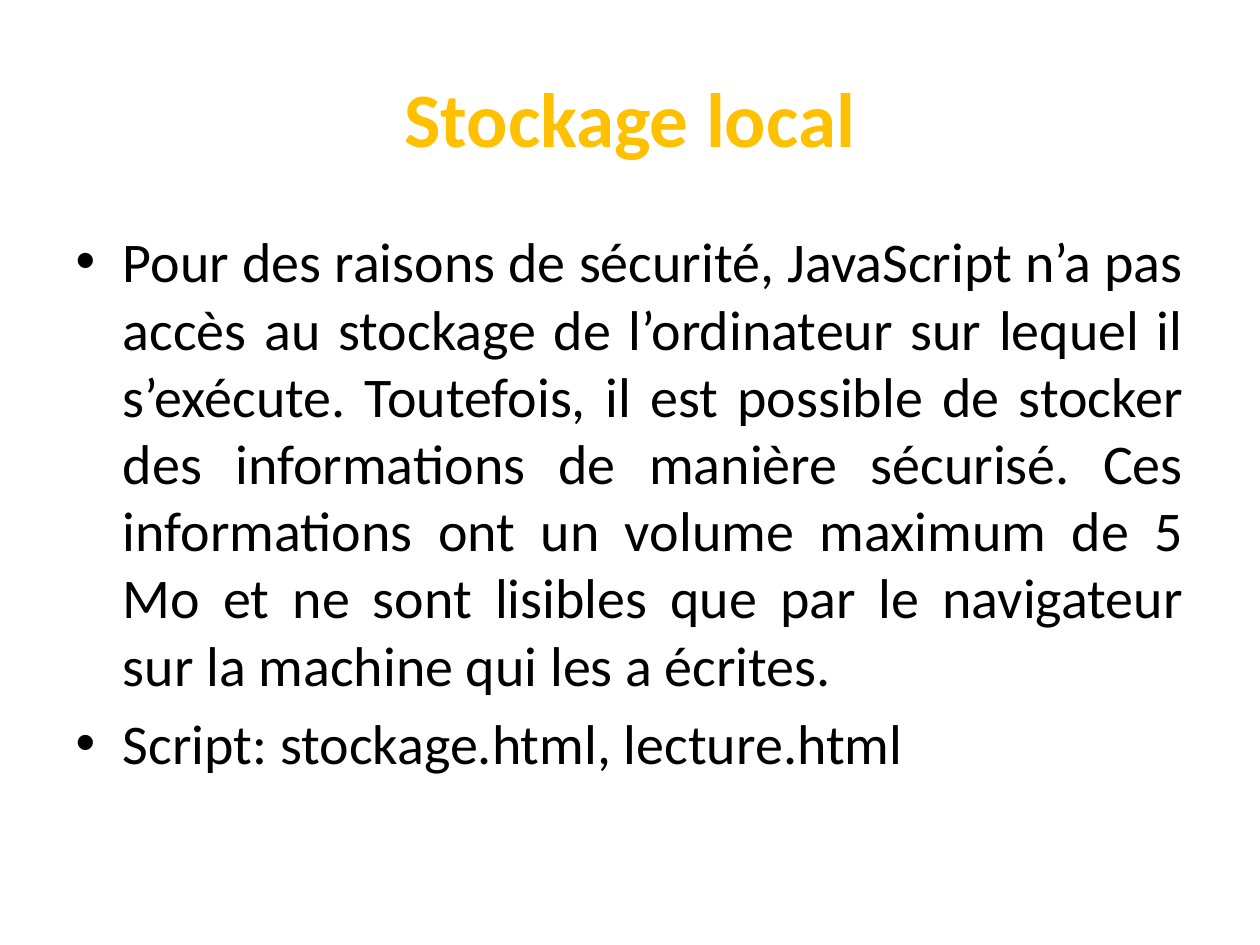
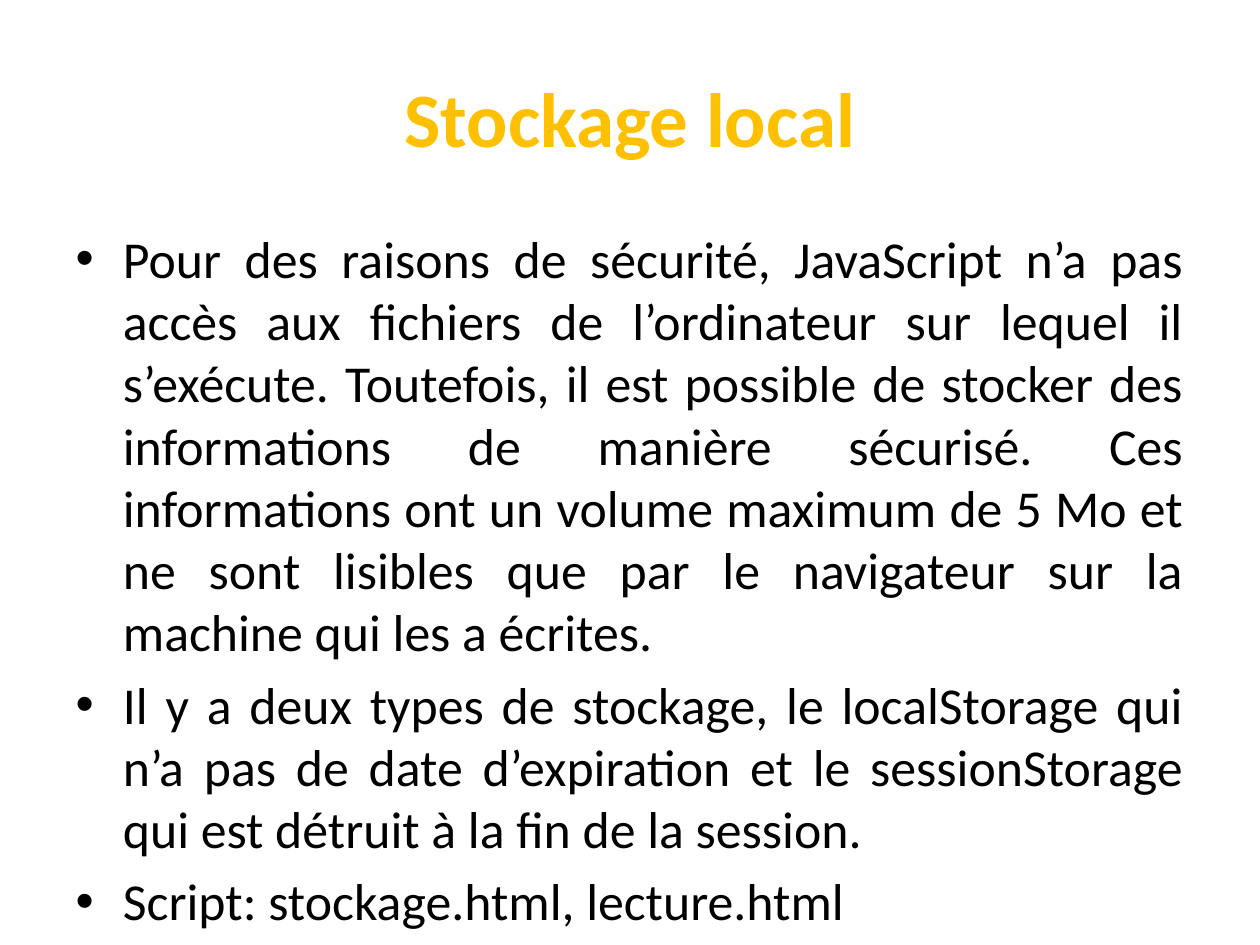
Before and after one commit to codeRoomMarseille/JavaScript_20180914, a slide deck: slide 28 of javascript.pptx. Drawn at 1260x945 pixels with LibreOffice and Linux fonts; fonts in the diff are those of the drawing. Boxes give left, top, right and bottom in pixels: in the first picture for what was removed or moved away, otherwise in the second. Text is boxed around its words. In the diff, an @@ line names an element or a change of style, - is before the commit and + after.

```diff
--- a/javascript.pptx
+++ b/javascript.pptx
@@ text "Pour des raisons de sécurité, ..." at (123, 241, 1183, 857): size 32 to 29.6 pt in "Script: stockage.html, lecture.html" @@
@@ text at (123, 241, 1183, 857): text changed; size 32 to 29.6 pt @@
-• Pour des raisons de sécurité, JavaScript n’a pas accès au stockage de l’ordinateur sur lequel il s’exécute. Toutefois, il est possible de stocker des informations de manière sécurisé. Ces informations ont un volume maximum de 5 Mo et ne sont lisibles que par le navigateur sur la machine qui les a écrites.
+• Pour des raisons de sécurité, JavaScript n’a pas accès aux fichiers de l’ordinateur sur lequel il s’exécute. Toutefois, il est possible de stocker des informations de manière sécurisé. Ces informations ont un volume maximum de 5 Mo et ne sont lisibles que par le navigateur sur la machine qui les a écrites.
+• Il y a deux types de stockage, le localStorage qui n’a pas de date d’expiration et le sessionStorage qui est détruit à la fin de la session.
```
Also in this commit, not shown: 11 other slides changed.
